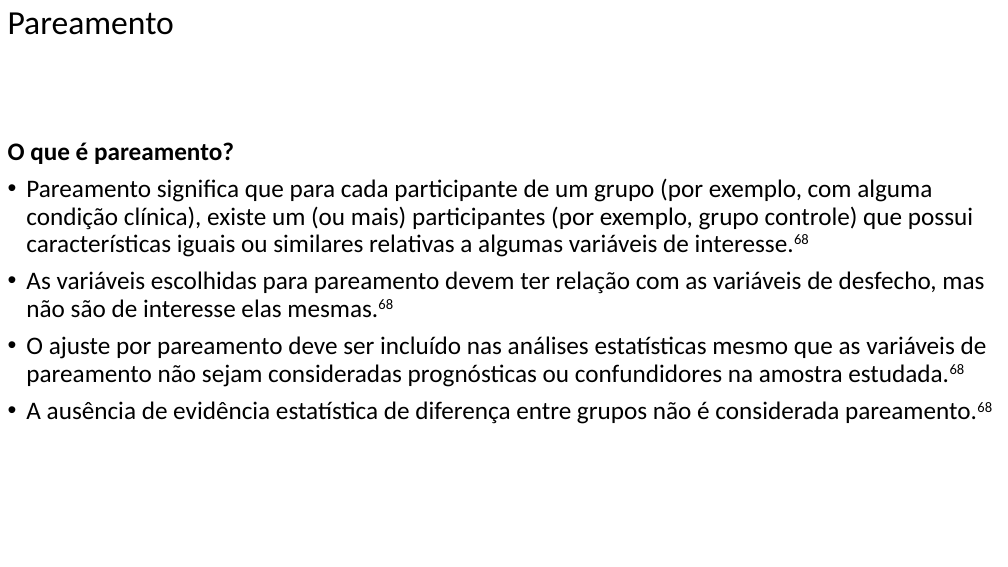
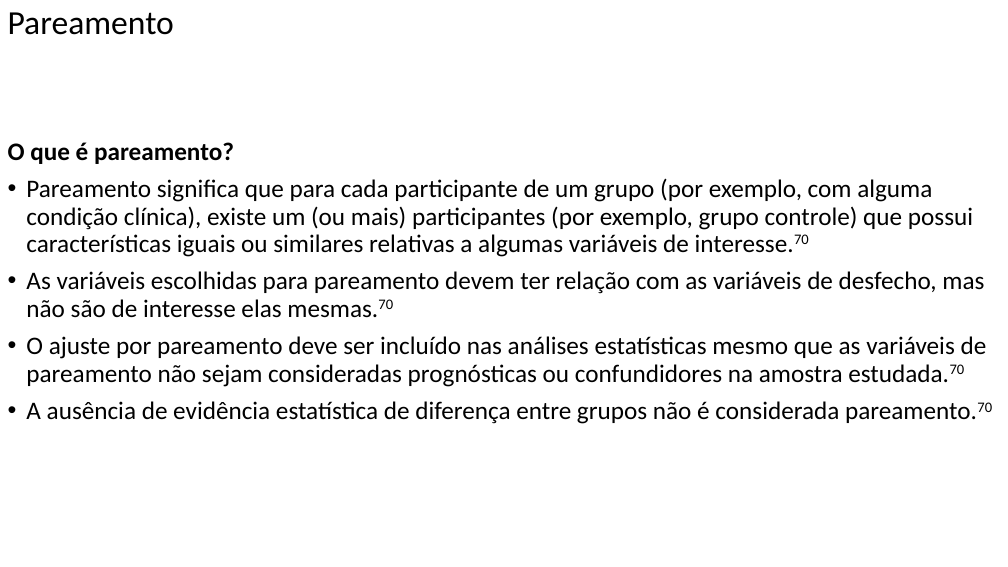
Before and after one commit to FerreiraAS/Ciencia-com-R, a slide deck: slide 67 of docs/Ciencia-com-R.pptx (slide 65 before the commit). Drawn at 1008x567 pixels with LibreOffice and Linux fonts; fonts in the diff are those of the drawing. Boxes give left, top, right and bottom in pixels: in the first picture for what was removed or moved away, otherwise in the second. Text is boxed around its words. In the diff, an @@ line names an element or a change of style, - is before the commit and + after.

```diff
--- a/docs/Ciencia-com-R.pptx
+++ b/docs/Ciencia-com-R.pptx
@@ text at (26,178,992,424): text changed @@
-• Pareamento significa que para cada participante de um grupo (por exemplo, com alguma condição clínica), existe um (ou mais) participantes (por exemplo, grupo controle) que possui características iguais ou similares relativas a algumas variáveis de interesse.68
-• As variáveis escolhidas para pareamento devem ter relação com as variáveis de desfecho, mas não são de interesse elas mesmas.68
-• O ajuste por pareamento deve ser incluído nas análises estatísticas mesmo que as variáveis de pareamento não sejam consideradas prognósticas ou confundidores na amostra estudada.68
-• A ausência de evidência estatística de diferença entre grupos não é considerada pareamento.68
+• Pareamento significa que para cada participante de um grupo (por exemplo, com alguma condição clínica), existe um (ou mais) participantes (por exemplo, grupo controle) que possui características iguais ou similares relativas a algumas variáveis de interesse.70
+• As variáveis escolhidas para pareamento devem ter relação com as variáveis de desfecho, mas não são de interesse elas mesmas.70
+• O ajuste por pareamento deve ser incluído nas análises estatísticas mesmo que as variáveis de pareamento não sejam consideradas prognósticas ou confundidores na amostra estudada.70
+• A ausência de evidência estatística de diferença entre grupos não é considerada pareamento.70
```
Also in this commit, not shown: 63 other slides changed, 5 slides added, 2 slides removed, 56 other files.
